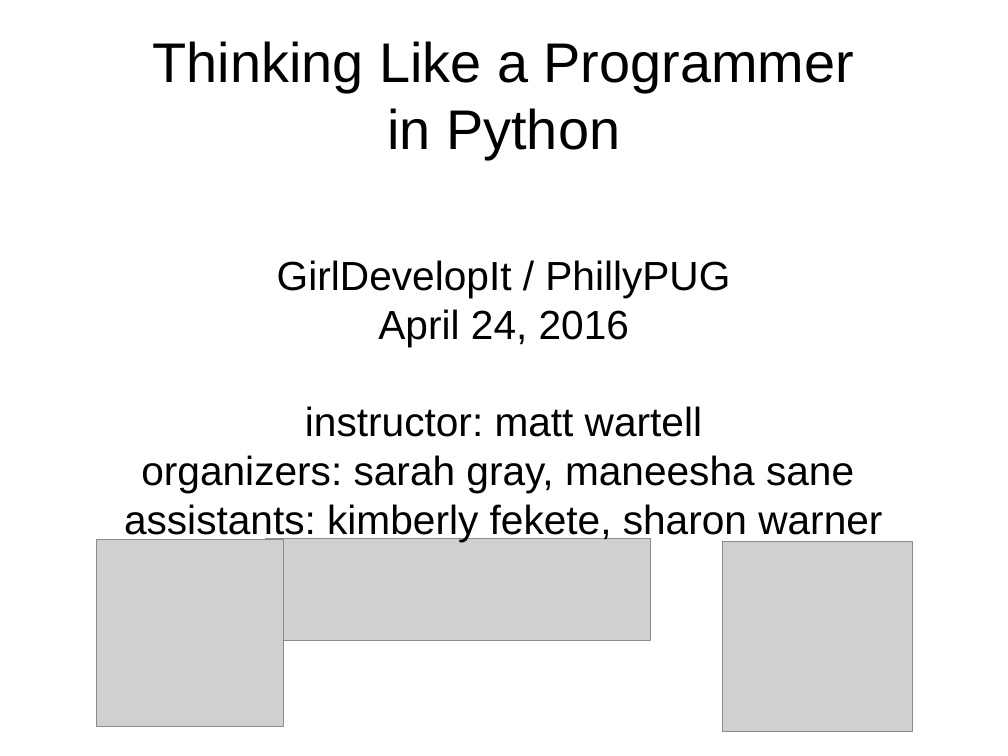
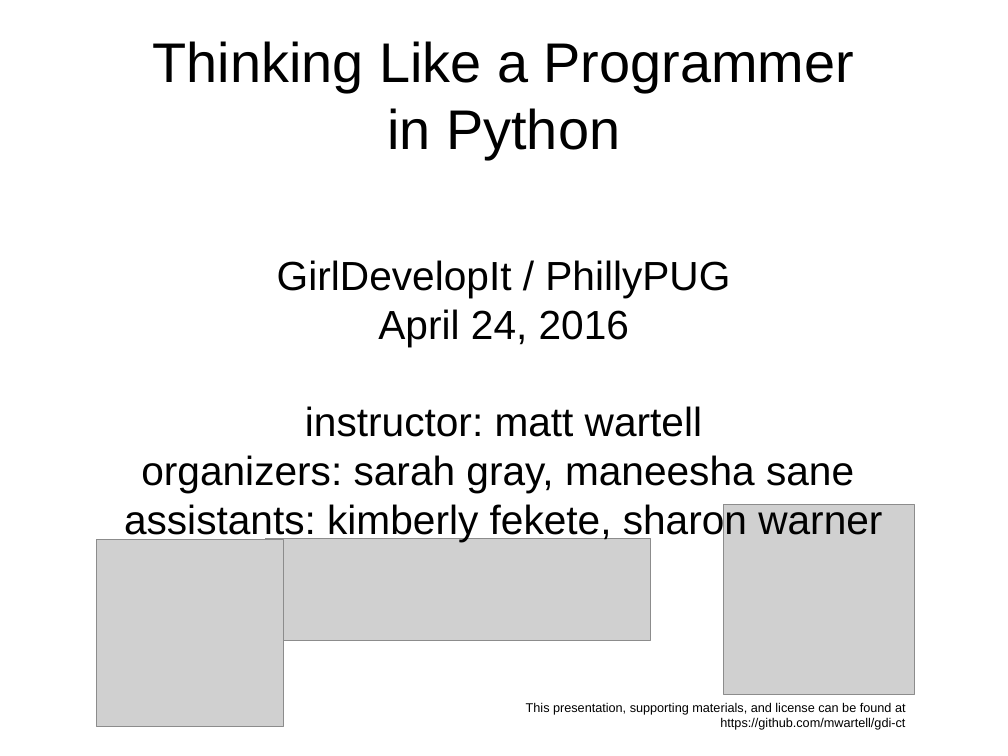
Before and after one commit to mwartell/gdi-ct, a slide deck: slide 1 of gdi-tlapip.odp. Drawn at 1008x756 pixels with LibreOffice and Linux fonts; fonts in the diff are those of the drawing; grey boxes stand for pictures. Boxes give left, top, right and bottom in pixels: in the first picture for what was removed or moved away, otherwise in the second. Text is boxed around its words. In the diff, an @@ line names an element or a change of style, - is before the commit and + after.

Commit message:
Post-presentation changes. Addition of PDF.

```diff
--- a/gdi-tlapip.odp
+++ b/gdi-tlapip.odp
@@ picture: place and size @@
-picture at box(723, 542, 913, 732)
+picture at box(724, 505, 915, 695)
@@ text added at box(526, 702, 906, 730), 10 pt, text #000000 @@
+This presentation, supporting materials, and license can be found at https://github.com/mwartell/gdi-ct
```
Also in this commit, not shown: 2 other files.
